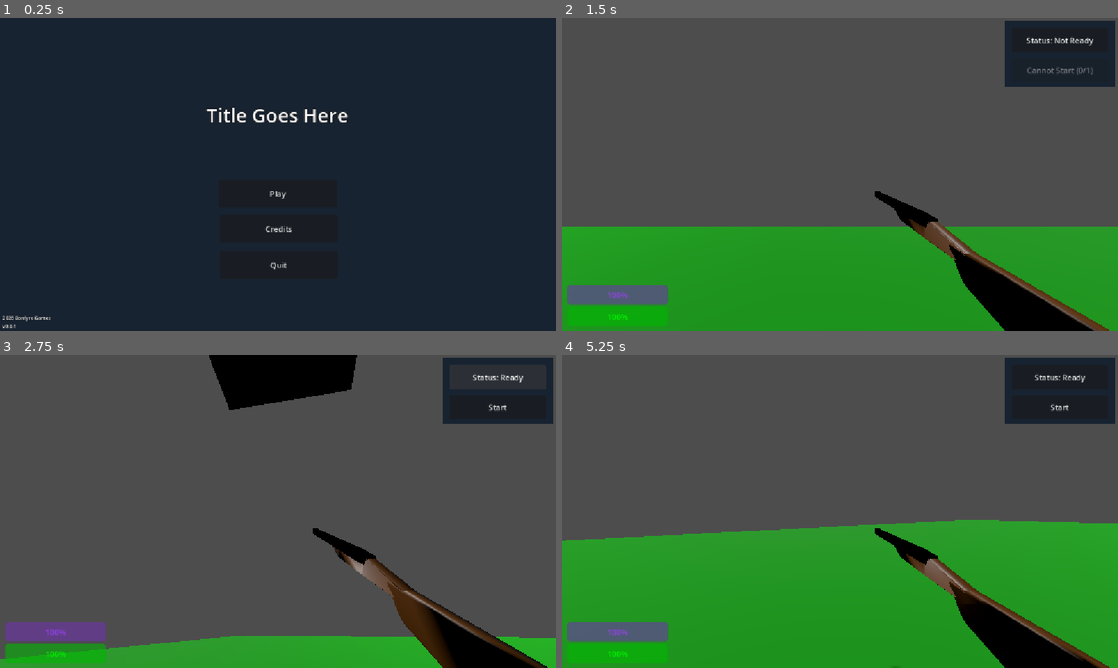
Above: before the commit, frames 1-4 (two rows, left to right).
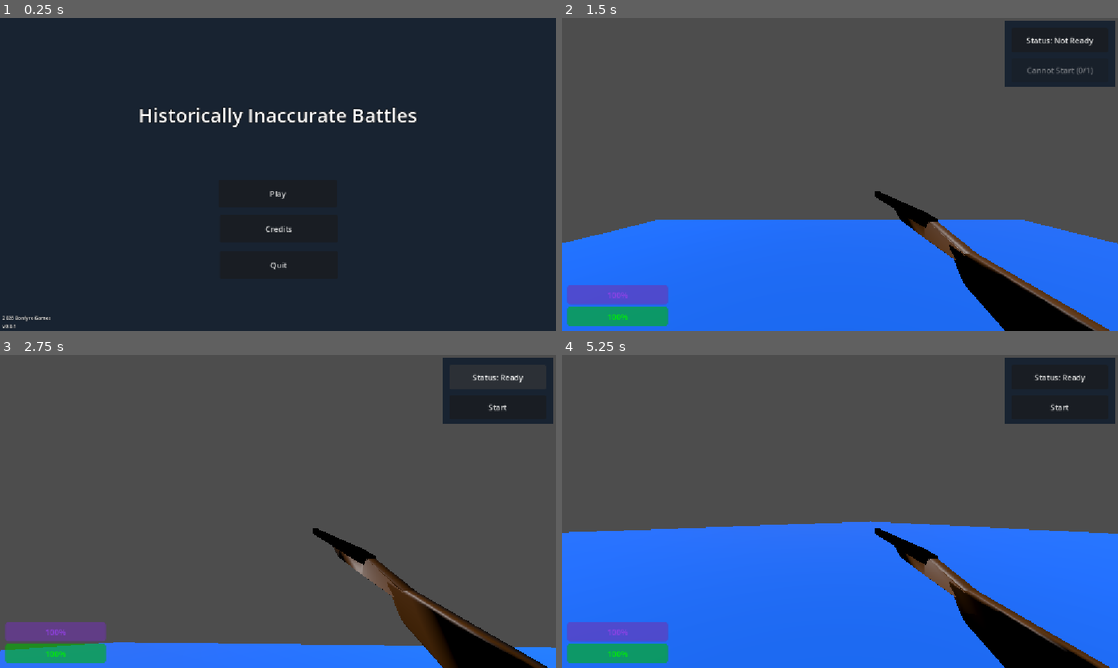
Above: after the commit, the same moments.

Repository: GunMan9/NapoleonGameRepo
Game: Godot game, scene res://Main/main_menu.tscn
Same seed, same stepped clock (60 frames per second), same inputs: the game is played once before the commit and once after it.
Inputs (mouse positions are in pixels of both pictures, inside the frame that each line leads up to):
- Up to frame 1 (0.25 s): no input
- Up to frame 2 (1.5 s): click "Play" at 0.5 s; click "British Empire (0)" at 1.25 s
- Up to frame 3 (2.75 s): click "Status: Not Ready" at 2 s
- Up to frame 4 (5.25 s): click "Status: Ready" at 2.75 s; click "Status: Not Ready" at 3.5 s; click "Status: Ready" at 4.25 s; tap Enter at 5 s; move the mouse to (867, 511) at 5.02 s; hold W (move_forward) from 5.03 s (still down); click (867, 511) at 5.1 s

The runs differ from the first frame. In frame 1, 1.2% of the frame differs, in the area x 25-75%, y 28-36%; in frame 2, 31%; in frame 3, 11%; in frame 4, 42%, in the area x 0-100%, y 52-100%.

Commit message:
Round system is done
its done: theres a lobby now. thats it

Diff:
--- a/napoleon-game/Bullet.gd
+++ b/napoleon-game/Bullet.gd
@@ -1,6 +1,6 @@
 extends CharacterBody3D
 
-var speed = 30.0
+var speed = 250.0
 var gravity = 9.8
 var drag = 0.1
 
--- a/napoleon-game/Main/RoundSystem.gd
+++ b/napoleon-game/Main/RoundSystem.gd
@@ -27,6 +27,7 @@
 	get_node("RoundInfo").visible = false
 	get_node("GB_Victory").visible = false
 	get_node("FR_Victory").visible = false
+	get_node("RespawnMenu").visible = false
 
 	round_timer = Timer.new()
 	round_timer.one_shot = false
@@ -121,9 +122,23 @@
 
 	if total > 0 and ready >= total:
 		SignalManager.game_started.emit()
+
+		var players_node = get_node(players)
+
+		var spawns_node = players_node.get_parent().get_node("Spawns")
+		var t1_spawn = spawns_node.get_node("Team1Spawn/Spawnpoint")
+		var t2_spawn = spawns_node.get_node("Team2Spawn/Spawnpoint")
+
 		get_node("ReadyMenu").visible = false
 		get_node("RoundInfo").visible = true
+
 		_start_round_timer()
+
+		for child in players_node.get_node("Team1").get_children():
+			child.global_position = t1_spawn.global_position
+
+		for child in players_node.get_node("Team2").get_children():
+			child.global_position = t2_spawn.global_position
 
 func _start_round_timer():
 	round_time_left = 1 * 60
--- a/napoleon-game/Main/main.tscn
+++ b/napoleon-game/Main/main.tscn
@@ -10,6 +10,13 @@
 
 [sub_resource type="BoxShape3D" id="BoxShape3D_yh5la"]
 
+[sub_resource type="CapsuleMesh" id="CapsuleMesh_k3v36"]
+
+[sub_resource type="CapsuleShape3D" id="CapsuleShape3D_liyct"]
+
+[sub_resource type="StandardMaterial3D" id="StandardMaterial3D_eunhr"]
+albedo_color = Color(0, 0.42352942, 1, 1)
+
 [sub_resource type="BoxMesh" id="BoxMesh_yh5la"]
 
 [sub_resource type="StandardMaterial3D" id="StandardMaterial3D_2w1kt"]
@@ -18,10 +25,6 @@
 
 [sub_resource type="StandardMaterial3D" id="StandardMaterial3D_qvhan"]
 albedo_color = Color(0, 0, 1, 1)
-
-[sub_resource type="CapsuleMesh" id="CapsuleMesh_k3v36"]
-
-[sub_resource type="CapsuleShape3D" id="CapsuleShape3D_liyct"]
 
 [node name="Main" type="Node3D" unique_id=1670441611]
 
@@ -50,21 +53,6 @@
 
 [node name="TeamSelector" parent="." unique_id=1472489195 instance=ExtResource("2_2w1kt")]
 players_path = NodePath("../Players")
-
-[node name="Team2Spawn" type="StaticBody3D" parent="." unique_id=37981033]
-transform = Transform3D(-1, 0, -8.742278e-08, 0, 1, 0, 8.742278e-08, 0, -1, 0, 0, 0)
-
-[node name="Spawnpoint" type="MeshInstance3D" parent="Team2Spawn" unique_id=1808684012]
-transform = Transform3D(1, 0, 0, 0, 1, 0, 0, 0, 1, 0, 3.6991363, -32.003605)
-mesh = SubResource("BoxMesh_yh5la")
-surface_material_override/0 = SubResource("StandardMaterial3D_2w1kt")
-
-[node name="Team1Spawn" type="StaticBody3D" parent="." unique_id=470134624]
-
-[node name="Spawnpoint" type="MeshInstance3D" parent="Team1Spawn" unique_id=2140232864]
-transform = Transform3D(1, 0, 0, 0, 1, 0, 0, 0, 1, 0, 3.6991363, -32.003605)
-mesh = SubResource("BoxMesh_yh5la")
-surface_material_override/0 = SubResource("StandardMaterial3D_qvhan")
 
 [node name="TempNode" type="Node" parent="." unique_id=1697006382]
 
@@ -107,3 +95,42 @@
 [node name="RoundUI" parent="." unique_id=1875661046 instance=ExtResource("2_qvhan")]
 team_selector = NodePath("../TeamSelector")
 players = NodePath("../Players")
+
+[node name="Lobby" type="StaticBody3D" parent="." unique_id=1302700110]
+transform = Transform3D(1, 0, 0, 0, 1, 0, 0, 0, 1, 0, 107.82594, 0)
+
+[node name="Floor" type="MeshInstance3D" parent="Lobby" unique_id=1593027020]
+transform = Transform3D(50, 0, 0, 0, 0.177, 0, 0, 0, 50, -0.03643799, -0.0018157959, -0.041180193)
+mesh = SubResource("BoxMesh_7u77a")
+surface_material_override/0 = SubResource("StandardMaterial3D_eunhr")
+
+[node name="CollisionShape3D" type="CollisionShape3D" parent="Lobby" unique_id=540467728]
+transform = Transform3D(50, 0, 0, 0, 0.17, 0, 0, 0, 50, 0, 0, 0)
+shape = SubResource("BoxShape3D_yh5la")
+
+[node name="Spawns" type="Node" parent="." unique_id=56537013]
+
+[node name="Team2Spawn" type="StaticBody3D" parent="Spawns" unique_id=37981033]
+transform = Transform3D(-1, 0, -8.742278e-08, 0, 1, 0, 8.742278e-08, 0, -1, 0, 0, 0)
+visible = false
+
+[node name="Spawnpoint" type="MeshInstance3D" parent="Spawns/Team2Spawn" unique_id=1808684012]
+transform = Transform3D(1, 0, 0, 0, 1, 0, 0, 0, 1, 0, 3.6991363, -32.003605)
+mesh = SubResource("BoxMesh_yh5la")
+surface_material_override/0 = SubResource("StandardMaterial3D_2w1kt")
+
+[node name="Team1Spawn" type="StaticBody3D" parent="Spawns" unique_id=470134624]
+visible = false
+
+[node name="Spawnpoint" type="MeshInstance3D" parent="Spawns/Team1Spawn" unique_id=2140232864]
+transform = Transform3D(1, 0, 0, 0, 1, 0, 0, 0, 1, 0, 3.6991363, -32.003605)
+mesh = SubResource("BoxMesh_yh5la")
+surface_material_override/0 = SubResource("StandardMaterial3D_qvhan")
+
+[node name="LobbySpawn" type="StaticBody3D" parent="Spawns" unique_id=2143297945]
+transform = Transform3D(1, 0, 0, 0, 1, 0, 0, 0, 1, 0, 112.59154, 0)
+visible = false
+
+[node name="Spawnpoint" type="MeshInstance3D" parent="Spawns/LobbySpawn" unique_id=276138940]
+mesh = SubResource("BoxMesh_yh5la")
+surface_material_override/0 = SubResource("StandardMaterial3D_qvhan")
--- a/napoleon-game/Main/main_menu.tscn
+++ b/napoleon-game/Main/main_menu.tscn
@@ -74,7 +74,7 @@
 offset_bottom = 95.119995
 grow_horizontal = 2
 grow_vertical = 2
-text = "Title Goes Here"
+text = "Historically Inaccurate Battles"
 label_settings = SubResource("LabelSettings_svypr")
 horizontal_alignment = 1
 vertical_alignment = 1
@@ -137,9 +137,9 @@
 offset_bottom = 95.45599
 grow_horizontal = 2
 text = "Credits
-Owner - vokrm
-Scripters - Admiral Wolf, airb0und
-Modellers - The_Warrior, UltimateChibby, vokrm"
+Project Lead - vokrm
+Programming - airb0und
+Modelling - The_Warrior, UltimateChibby, vokrm"
 label_settings = SubResource("LabelSettings_svypr")
 horizontal_alignment = 1
 vertical_alignment = 1
--- a/napoleon-game/Main/round_ui.tscn
+++ b/napoleon-game/Main/round_ui.tscn
@@ -51,6 +51,10 @@
 outline_size = 3
 outline_color = Color(0, 0, 0, 1)
 
+[sub_resource type="LabelSettings" id="LabelSettings_wrcde"]
+font_size = 100
+font_color = Color(1, 0.4257876, 0.35708547, 1)
+
 [node name="RoundUI" type="Control" unique_id=1875661046]
 layout_mode = 3
 anchors_preset = 15
@@ -275,5 +279,47 @@
 [node name="VicIsOurs" type="AudioStreamPlayer" parent="FR_Victory" unique_id=1807674398]
 stream = ExtResource("5_wrcde")
 
+[node name="RespawnMenu" type="Panel" parent="." unique_id=1212948846]
+layout_mode = 1
+anchors_preset = 15
+anchor_right = 1.0
+anchor_bottom = 1.0
+grow_horizontal = 2
+grow_vertical = 2
+
+[node name="Button" type="Button" parent="RespawnMenu" unique_id=1636668369]
+layout_mode = 1
+anchors_preset = 7
+anchor_left = 0.5
+anchor_top = 1.0
+anchor_right = 0.5
+anchor_bottom = 1.0
+offset_left = -114.0
+offset_top = -222.0
+offset_right = 108.0
+offset_bottom = -143.0
+grow_horizontal = 2
+grow_vertical = 0
+text = "repsawn"
+
+[node name="YouDiedText" type="Label" parent="RespawnMenu" unique_id=571319567]
+layout_mode = 1
+anchors_preset = 8
+anchor_left = 0.5
+anchor_top = 0.5
+anchor_right = 0.5
+anchor_bottom = 0.5
+offset_left = -479.0
+offset_top = -205.0
+offset_right = 486.0
+offset_bottom = 72.0
+grow_horizontal = 2
+grow_vertical = 2
+text = "you died
+(skill issue)"
+label_settings = SubResource("LabelSettings_wrcde")
+horizontal_alignment = 1
+vertical_alignment = 1
+
 [connection signal="pressed" from="ReadyMenu/ReadyButton" to="." method="_on_ready_button_pressed"]
 [connection signal="pressed" from="ReadyMenu/StartButton" to="." method="_on_start_button_pressed"]
--- a/napoleon-game/TeamHandler.gd
+++ b/napoleon-game/TeamHandler.gd
@@ -61,13 +61,12 @@
 func _on_team_1_button_pressed() -> void:
 	var players_node = get_node(players_path)
 	var team1_node = players_node.get_node("Team1")
+	var lobby_spawn = players_node.get_parent().get_node("Spawns").get_node("LobbySpawn")
 	var bg = get_node("Background")
 
-	var team1_spawn = players_node.get_parent().get_node("Team1Spawn").get_node("Spawnpoint")
-
 	var player_instance = player.instantiate()
-	player_instance.global_position = team1_spawn.global_position
 	team1_node.add_child(player_instance)
+	player_instance.global_position = lobby_spawn.global_position
 	_update_team_ui()
 	roundui.emit()
 
@@ -76,13 +75,12 @@
 func _on_team_2_button_pressed() -> void:
 	var players_node = get_node(players_path)
 	var team2_node = players_node.get_node("Team2")
+	var lobby_spawn = players_node.get_parent().get_node("Spawns").get_node("LobbySpawn")
 	var bg = get_node("Background")
 
-	var team2_spawn = players_node.get_parent().get_node("Team2Spawn").get_node("Spawnpoint")
-
 	var player_instance = player.instantiate()
-	player_instance.global_position = team2_spawn.global_position
 	team2_node.add_child(player_instance)
+	player_instance.global_position = lobby_spawn.global_position
 	_update_team_ui()
 	roundui.emit()
 
